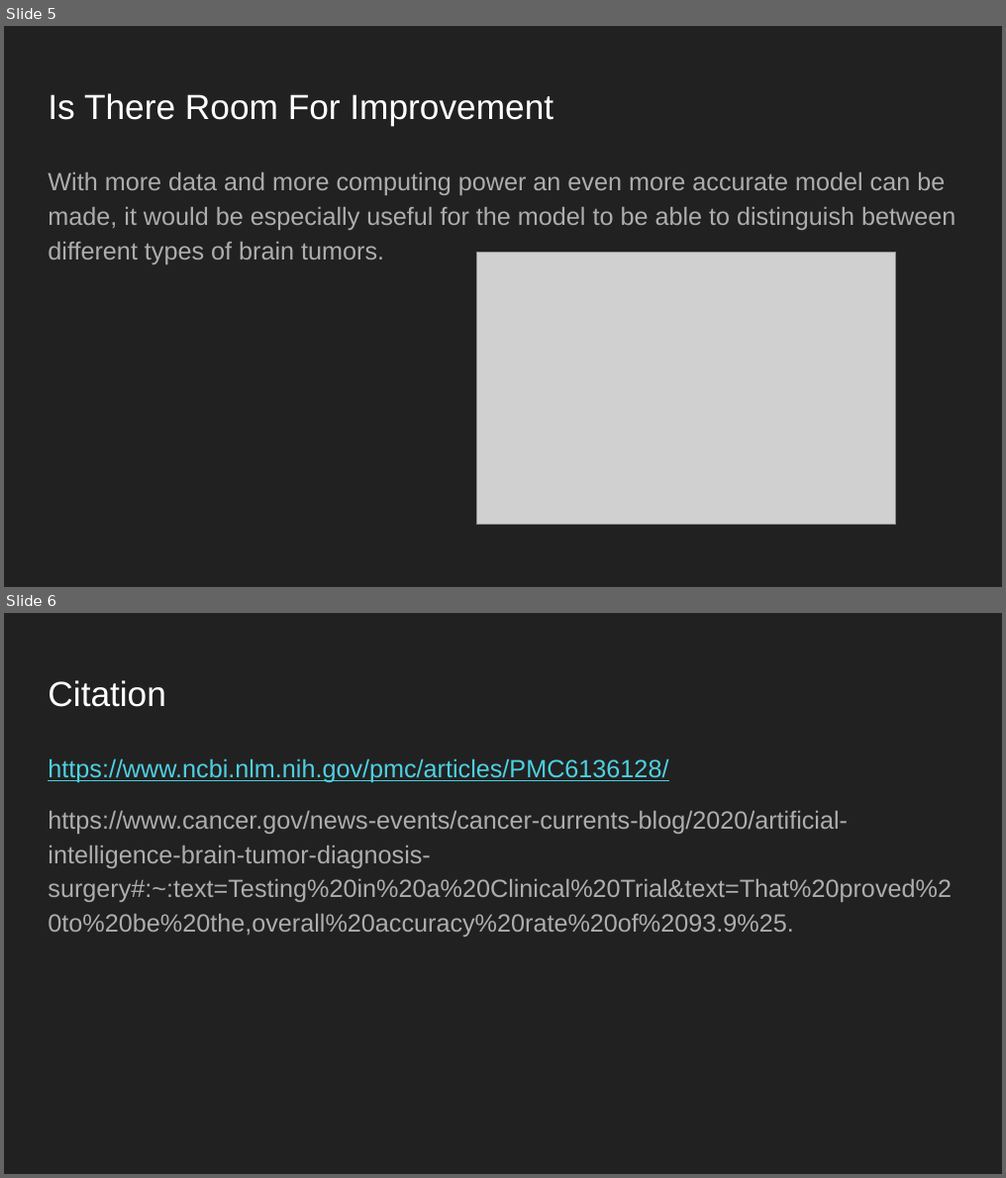
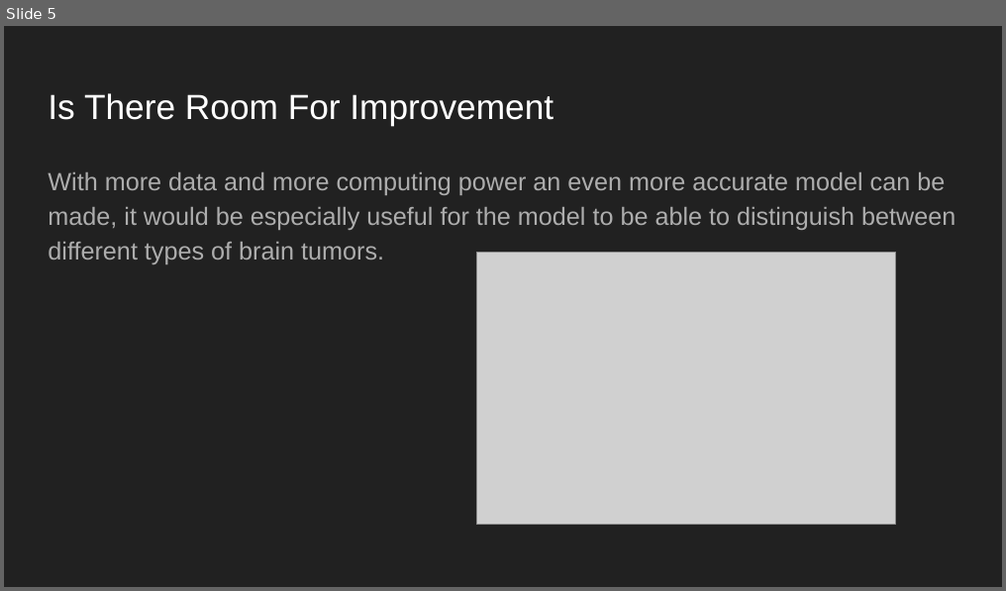
Before and after one commit to andmcllin/Tumor-Prediction-Capstone, a slide deck: Capstone Three Final Slides.pptx. Shown one above the other, each under a label of ours: slides 5 and 6 before the commit, slide 5 after it. The pictures are 1006x1178 and 1006x591 pixels, drawn with LibreOffice and Linux fonts; fonts in the diff are those of the drawing; grey boxes stand for pictures. Boxes give left, top, right and bottom in pixels: in the first picture for what was removed or moved away, otherwise in the second. Text is boxed around its words. In the diff, an @@ line names an element or a change of style, - is before the commit and + after.

```diff
--- a/Capstone Three Final Slides.pptx
+++ b/Capstone Three Final Slides.pptx
@@ slide 6 removed at (4,613,1002,1174), background #212121 @@
@@ title removed at (48,680,166,707) @@
-Citation
@@ text removed at (48,759,951,937) @@
-https://www.ncbi.nlm.nih.gov/pmc/articles/PMC6136128/
-https://www.cancer.gov/news-events/cancer-currents-blog/2020/artificial-intelligence-brain-tumor-diagnosis-surgery#:~:text=Testing%20in%20a%20Clinical%20Trial&text=That%20proved%20to%20be%20the,overall%20accuracy%20rate%20of%2093.9%25.
```
Also in this commit, not shown: 2 slides changed, 1 other file.
